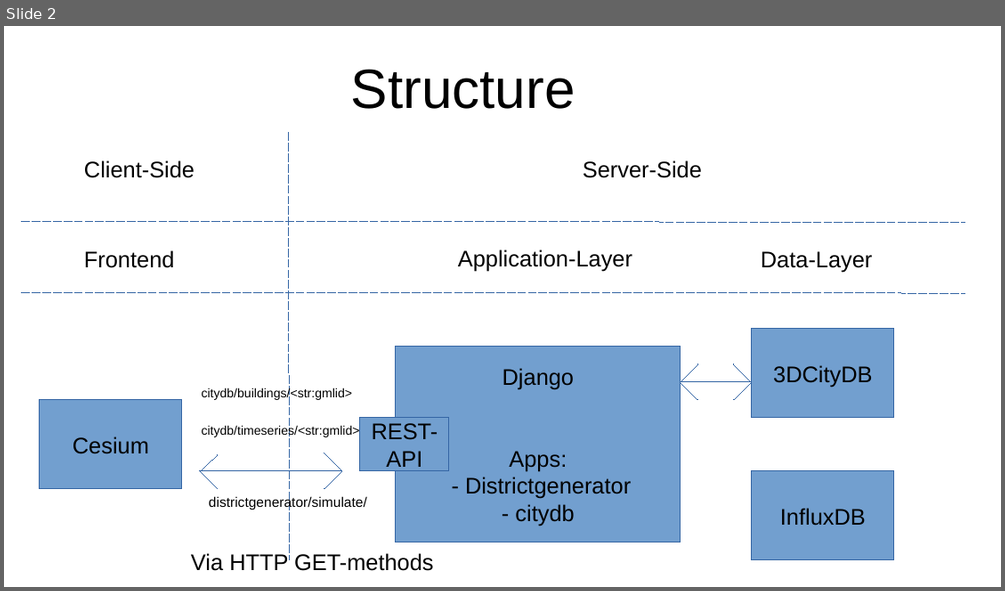
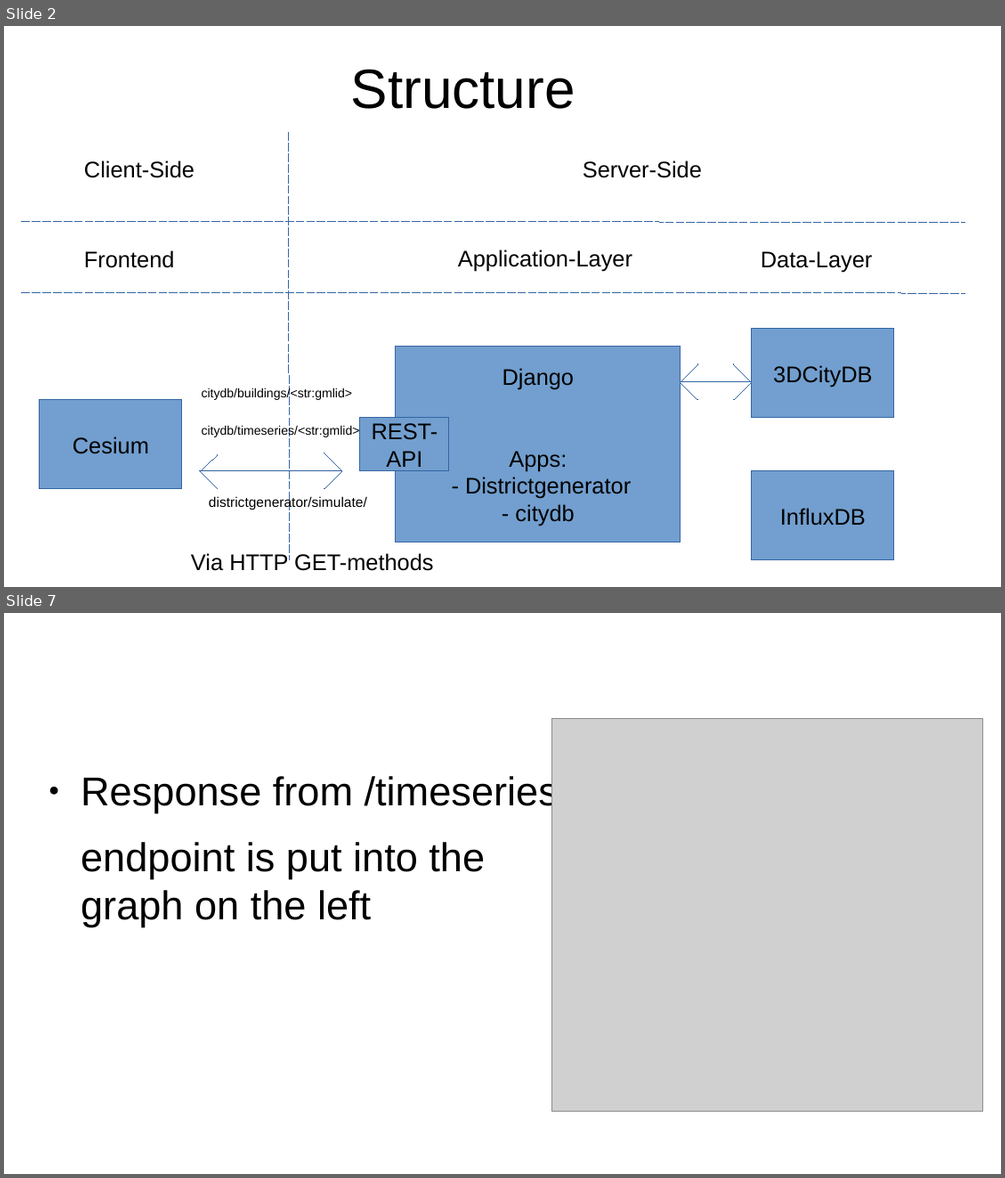
Before and after one commit to TUB-DVG/djangoCesium, a slide deck: doc/generalPresenation.odp. Shown one above the other, each under a label of ours: slide 2 before the commit, slides 2 and 7 after it; the slides between them are not shown. The pictures are 1005x591 and 1005x1178 pixels, drawn with LibreOffice and Linux fonts; fonts in the diff are those of the drawing; grey boxes stand for pictures. Boxes give left, top, right and bottom in pixels: in the first picture for what was removed or moved away, otherwise in the second. Text is boxed around its words. In the diff, an @@ line names an element or a change of style, - is before the commit and + after.

```diff
--- a/doc/generalPresenation.odp
+++ b/doc/generalPresenation.odp
@@ slide 7 added at <box>4,613,1001,1174</box>, background #FFFFFF @@
@@ picture added at <box>552,719,984,1111</box> @@
@@ text added at <box>81,773,558,927</box>, 32 pt, text #000000 @@
+● Response from /timeseries
+endpoint is put into the graph on the left
```
Also in this commit, not shown: 6 other slides added, 9 other files.
